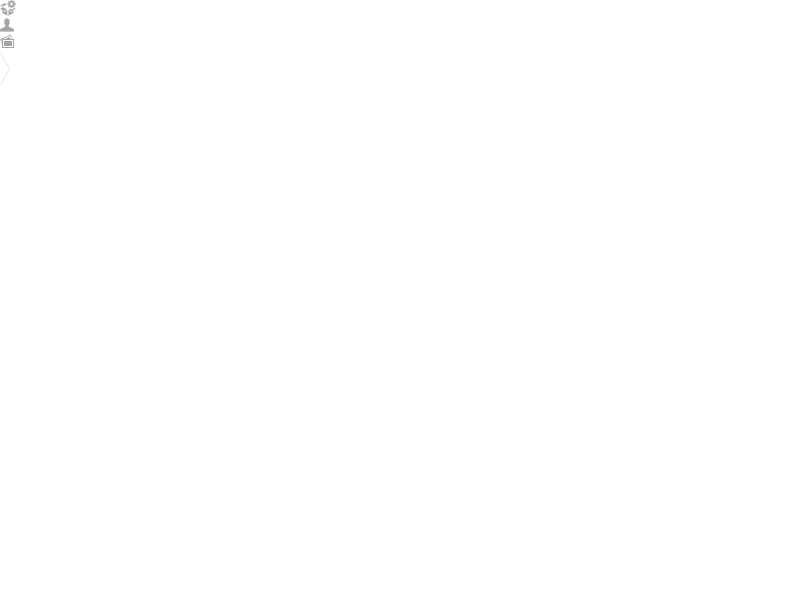
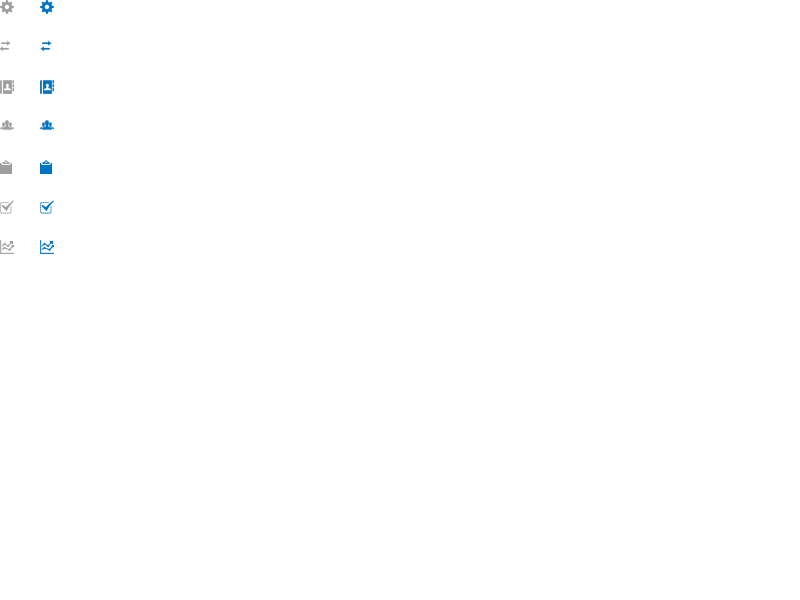
The second 800×600 image is a revision of the first. Changes to its layers:
added layer "statistics" (1st of 2) above "statistics" over box(40, 240, 54, 254)
added layer "statistics" (2nd of 2) above "order-approval" over box(0, 240, 14, 254)
added layer "order-approval" (1st of 2) above "order-approval" over box(40, 200, 54, 214)
added layer "order-approval" (2nd of 2) above "order-history active" over box(0, 200, 14, 214)
added layer "order-history active" above "order-history" over box(40, 160, 52, 174)
added layer "order-history" above "groups active" over box(0, 160, 12, 174)
added layer "groups active" above "groups" over box(40, 120, 54, 130)
added layer "groups" above "addressbook active" over box(0, 120, 14, 130)
added layer "addressbook active" above "addressbook" over box(40, 80, 54, 94)
added layer "addressbook" above "feed active" over box(0, 80, 14, 94)
added layer "feed active" above "feed" over box(40, 40, 52, 52)
renamed "products" to "feed", moved it above "settings active", painted on it over box(0, 34, 14, 52)
removed layer "users" over box(0, 18, 14, 32)
added layer "settings active" above "settings" over box(40, 0, 54, 14)
renamed "package" to "settings", painted on it over box(0, 0, 16, 16)
removed layer "Shape 1" over box(0, 53, 10, 85)
